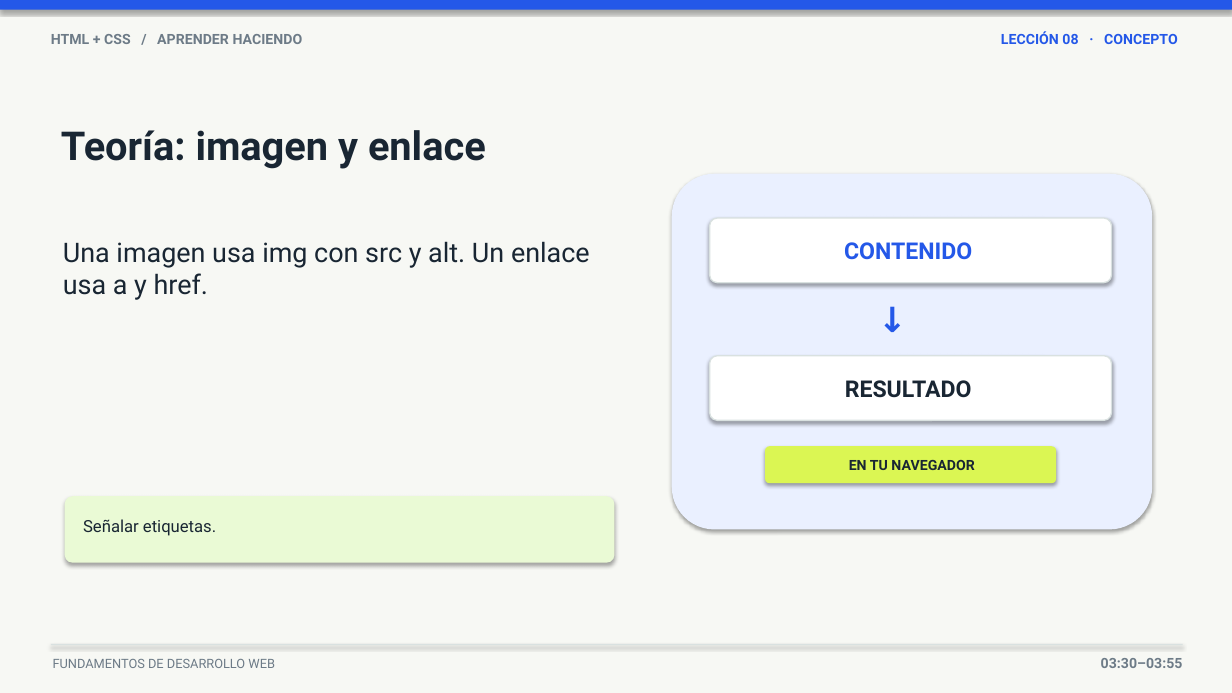
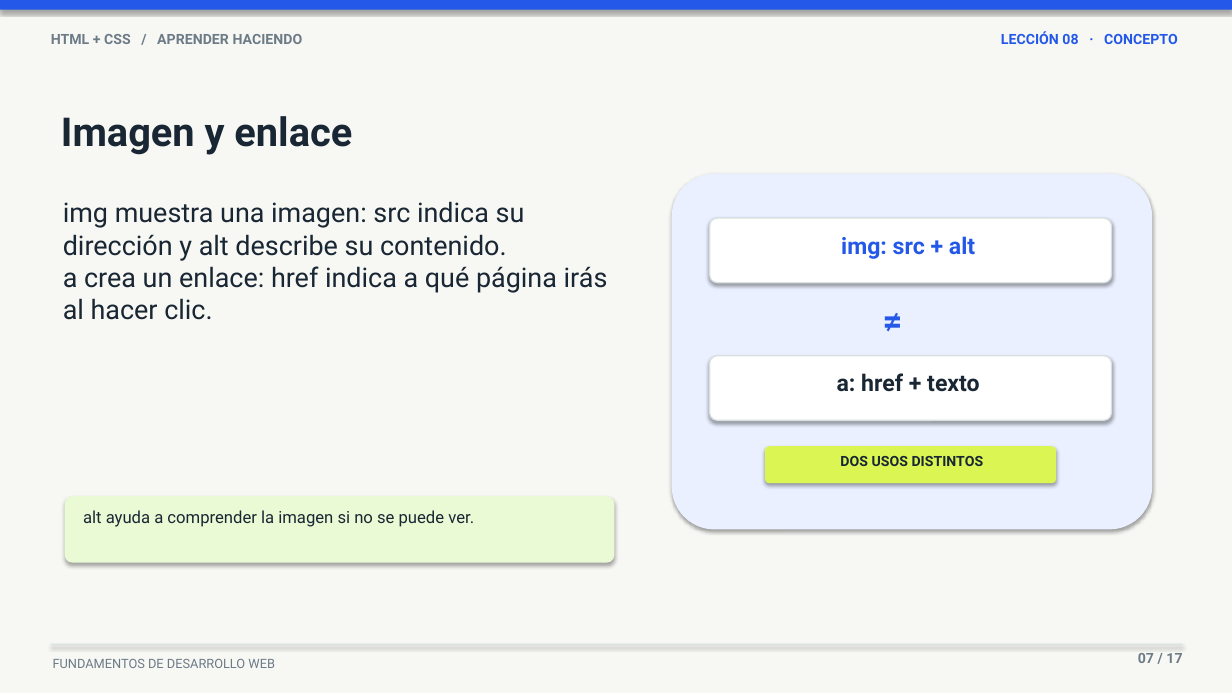
Before and after one commit to upc-pre-202620-1asi0730-8093-greentech/webdev-course-greentech, a slide deck: slide 7 of scripts/lesson-8-simple-web-page/lesson-8-simple-web-page-presentation.pptx. Drawn at 1232x693 pixels with LibreOffice and Linux fonts; fonts in the diff are those of the drawing. Boxes give left, top, right and bottom in pixels: in the first picture for what was removed or moved away, otherwise in the second. Text is boxed around its words. In the diff, an @@ line names an element or a change of style, - is before the commit and + after.

```diff
--- a/scripts/lesson-8-simple-web-page/lesson-8-simple-web-page-presentation.pptx
+++ b/scripts/lesson-8-simple-web-page/lesson-8-simple-web-page-presentation.pptx
@@ text at (61,116,352,155): text changed @@
-Teoría: imagen y enlace
+Imagen y enlace
@@ text at (63,201,608,320): text changed @@
-Una imagen usa img con src y alt. Un enlace usa a y href.
+img muestra una imagen: src indica su dirección y alt describe su contenido.
+a crea un enlace: href indica a qué página irás al hacer clic.
@@ text at (841,236,975,259): text changed @@
-CONTENIDO
+img: src + alt
@@ text at (860,299,925,340): text changed @@
-↓
+≠
@@ text at (837,373,980,392): text changed @@
-RESULTADO
+a: href + texto
@@ text at (840,456,984,466): text changed @@
-EN TU NAVEGADOR
+DOS USOS DISTINTOS
@@ text at (83,510,474,527): text changed @@
-Señalar etiquetas.
+alt ayuda a comprender la imagen si no se puede ver.
@@ text at (1138,653,1182,663): text changed @@
-03:30–03:55
+07 / 17
```
Also in this commit, not shown: 8 other slides changed, 8 slides added, 8 slides removed.
